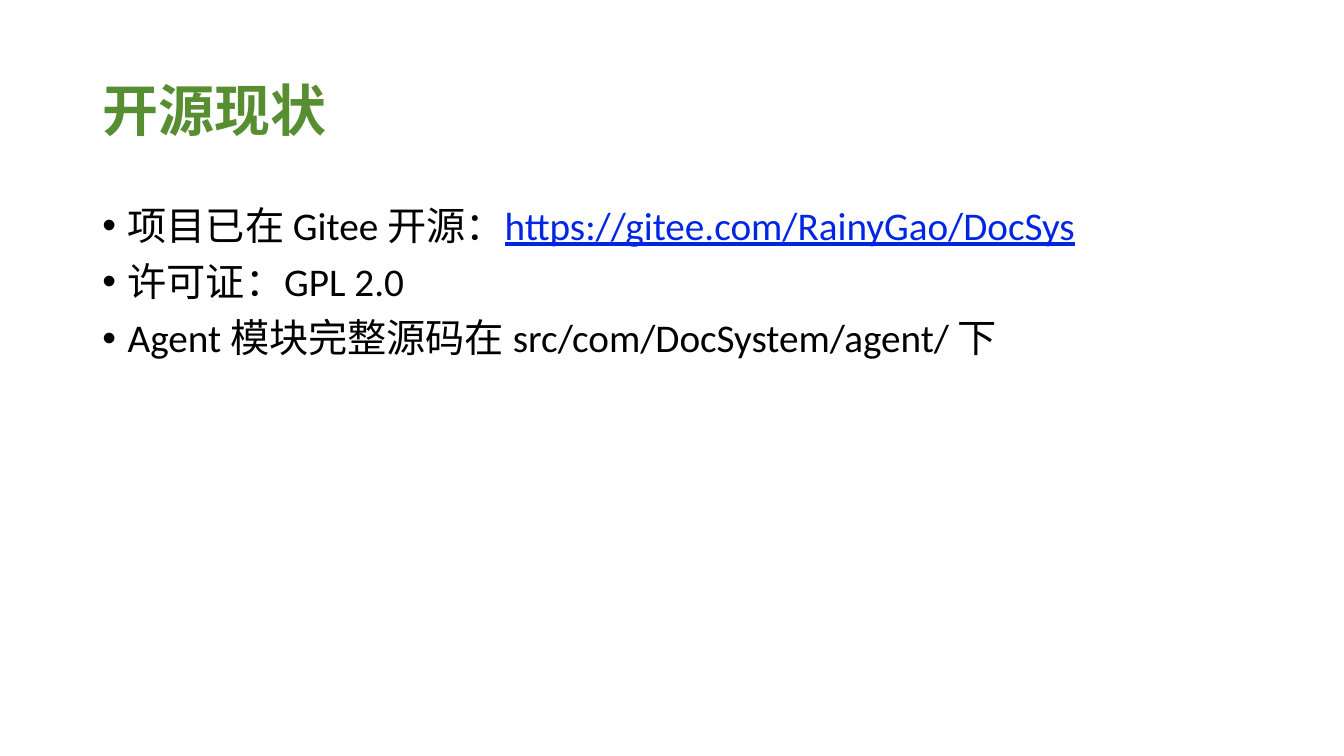
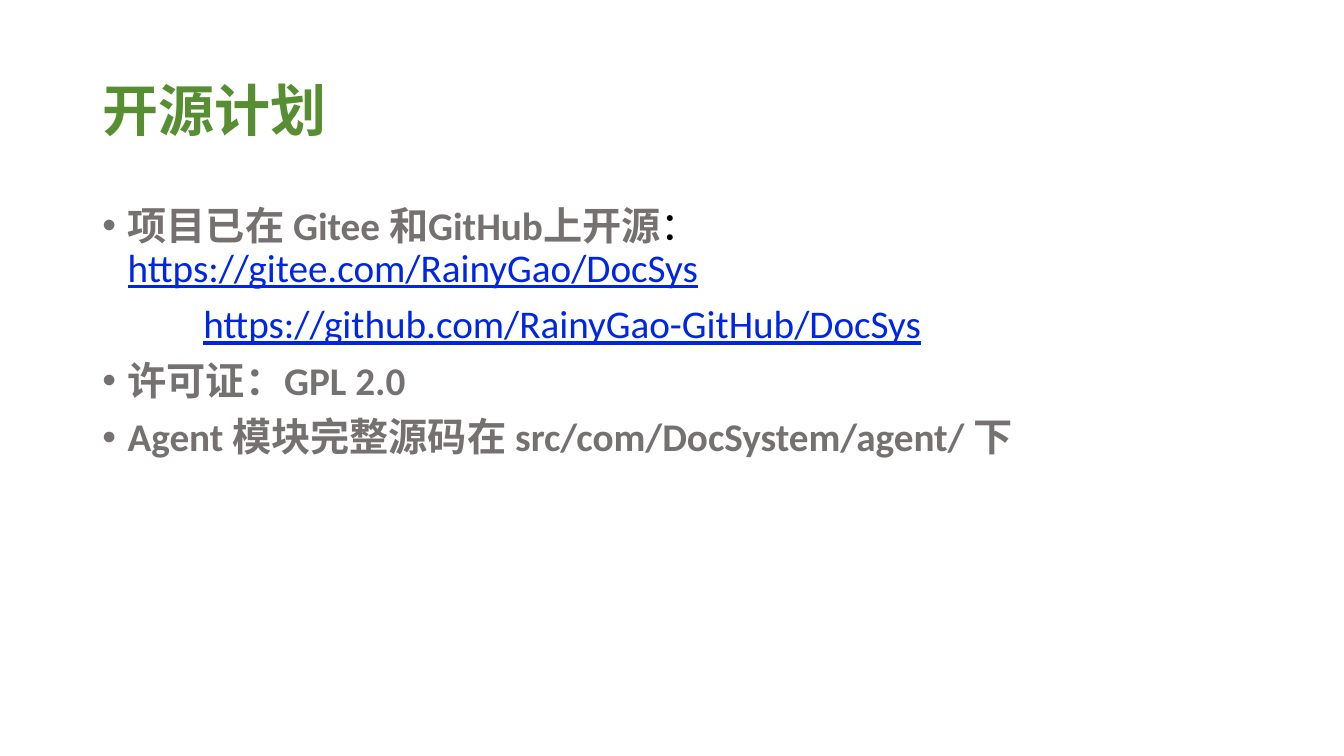
Before and after one commit to nonomal/DocSys, a slide deck: slide 14 of GOAI_MxsDoc_AI_方案PPT.pptx. Drawn at 1344x756 pixels with LibreOffice and Linux fonts; fonts in the diff are those of the drawing. Boxes give left, top, right and bottom in pixels: in the first picture for what was removed or moved away, otherwise in the second. Text is boxed around its words. In the diff, an @@ line names an element or a change of style, - is before the commit and + after.

```diff
--- a/GOAI_MxsDoc_AI_方案PPT.pptx
+++ b/GOAI_MxsDoc_AI_方案PPT.pptx
@@ title at box(102, 83, 326, 136): text changed @@
-开源现状
+开源计划
@@ text at box(128, 207, 921, 345): text changed @@
-• 项目已在 Gitee 开源：https://gitee.com/RainyGao/DocSys
+• 项目已在 Gitee 和GitHub上开源： https://gitee.com/RainyGao/DocSys
+https://github.com/RainyGao-GitHub/DocSys
@@ text at box(128, 362, 1012, 458): text colour #000000 to #767171, bold on in "许可证：GPL 2.0", "Agent 模块完整源码在 src/com/DocSystem/agent/ 下" @@
```
Also in this commit, not shown: 12 other slides changed.
